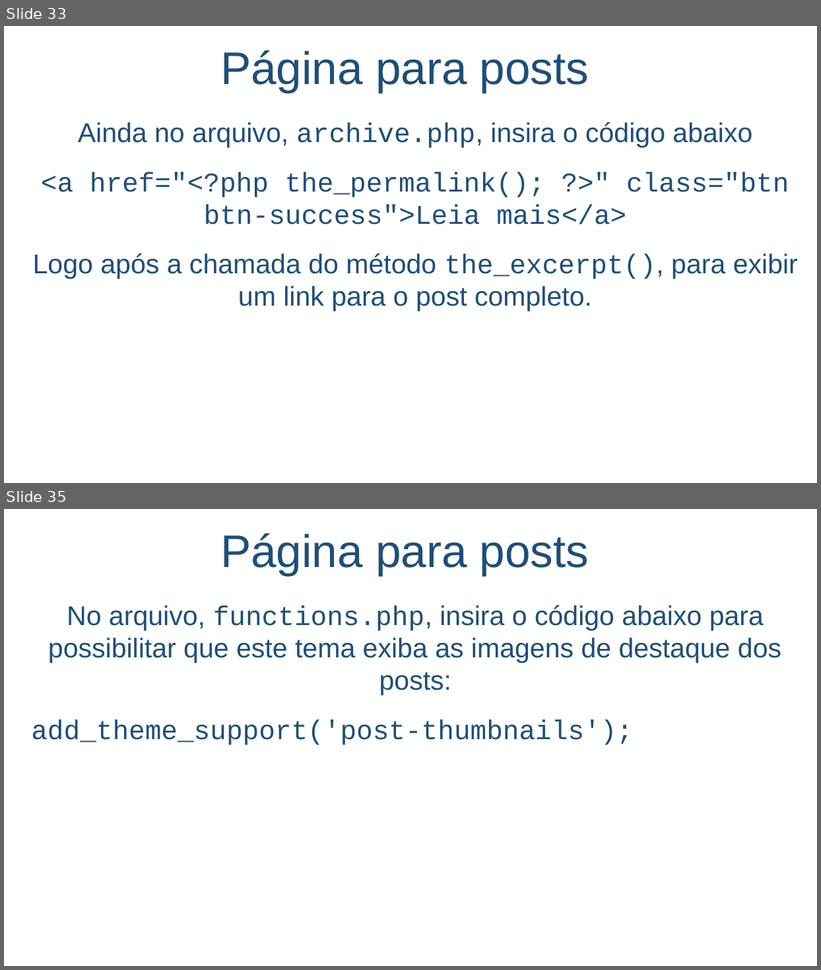
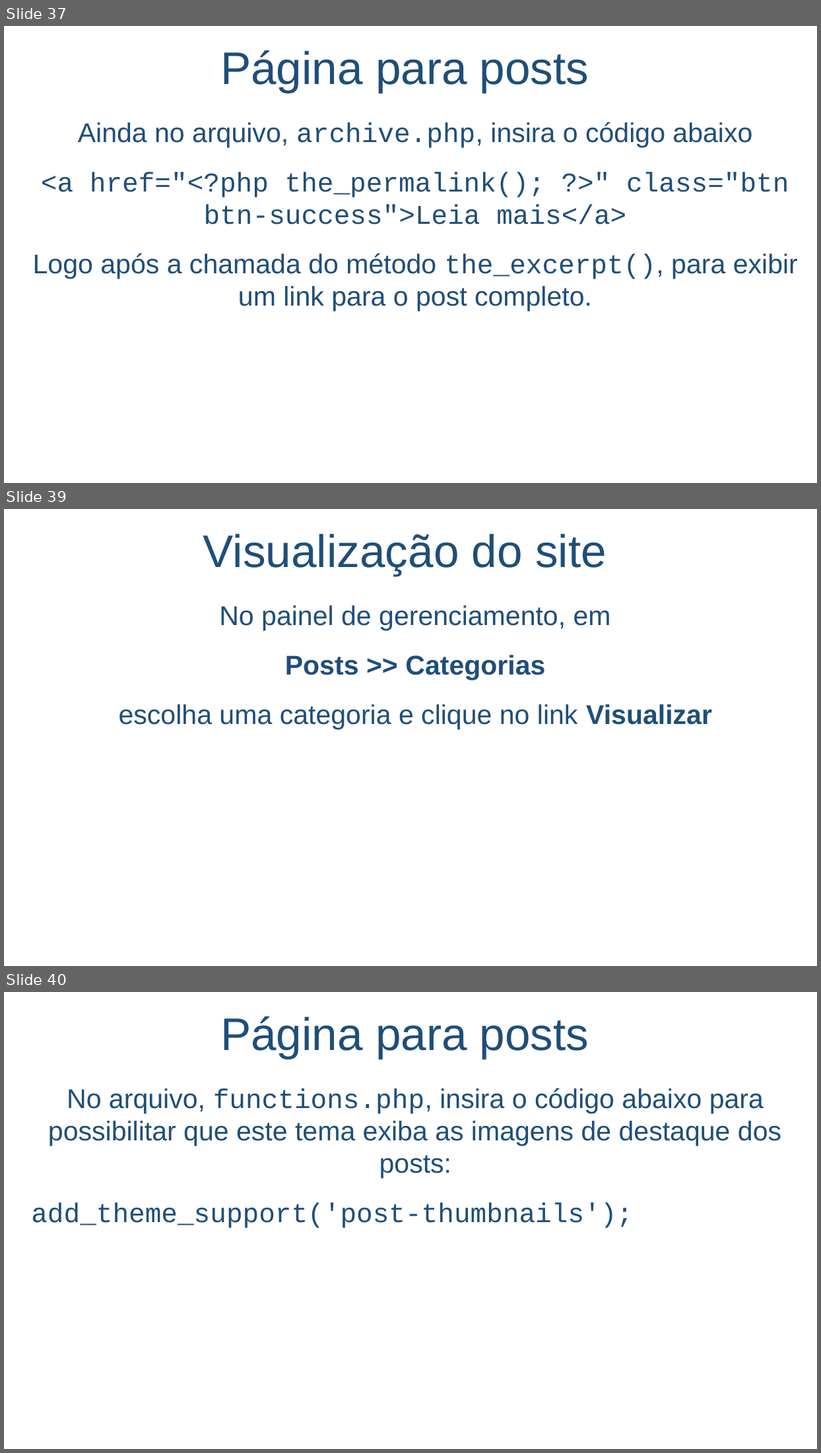
Before and after one commit to salmo-jr/public-slides, a slide deck: wordpress-como-criar-um-novo-tema.pptx. Shown one above the other, each under a label of ours: slides 33 and 35 before the commit, slides 37, 39 and 40 after it; the slides between them are not shown. The pictures are 821x970 and 821x1453 pixels, drawn with LibreOffice and Linux fonts; fonts in the diff are those of the drawing; background and template pictures are left out. Boxes give left, top, right and bottom in pixels: in the first picture for what was removed or moved away, otherwise in the second. Text is boxed around its words. In the diff, an @@ line names an element or a change of style, - is before the commit and + after.

```diff
--- a/wordpress-como-criar-um-novo-tema.pptx
+++ b/wordpress-como-criar-um-novo-tema.pptx
@@ slide 39 added at bbox=[4, 509, 817, 966], background picture (left out) @@
@@ title added at bbox=[203, 533, 607, 576], 54 pt, text #1F4E79 @@
+Visualização do site
@@ text added at bbox=[119, 605, 712, 729], 32 pt, text #1F4E79 @@
+No painel de gerenciamento, em
+Posts >> Categorias
+escolha uma categoria e clique no link Visualizar
@@ what was slide 33 is now slide 37 @@
@@ what was slide 35 is now slide 40 @@
```
Also in this commit, not shown: 7 slides changed, 6 other slides added.
